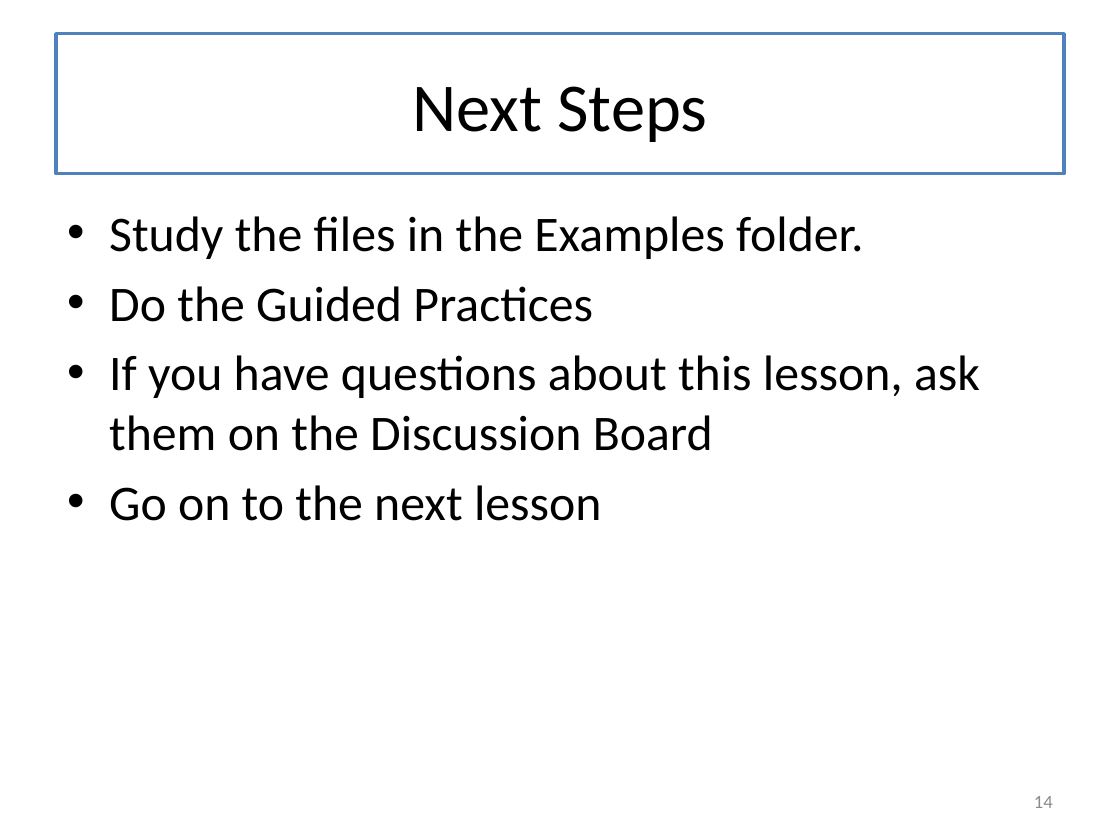
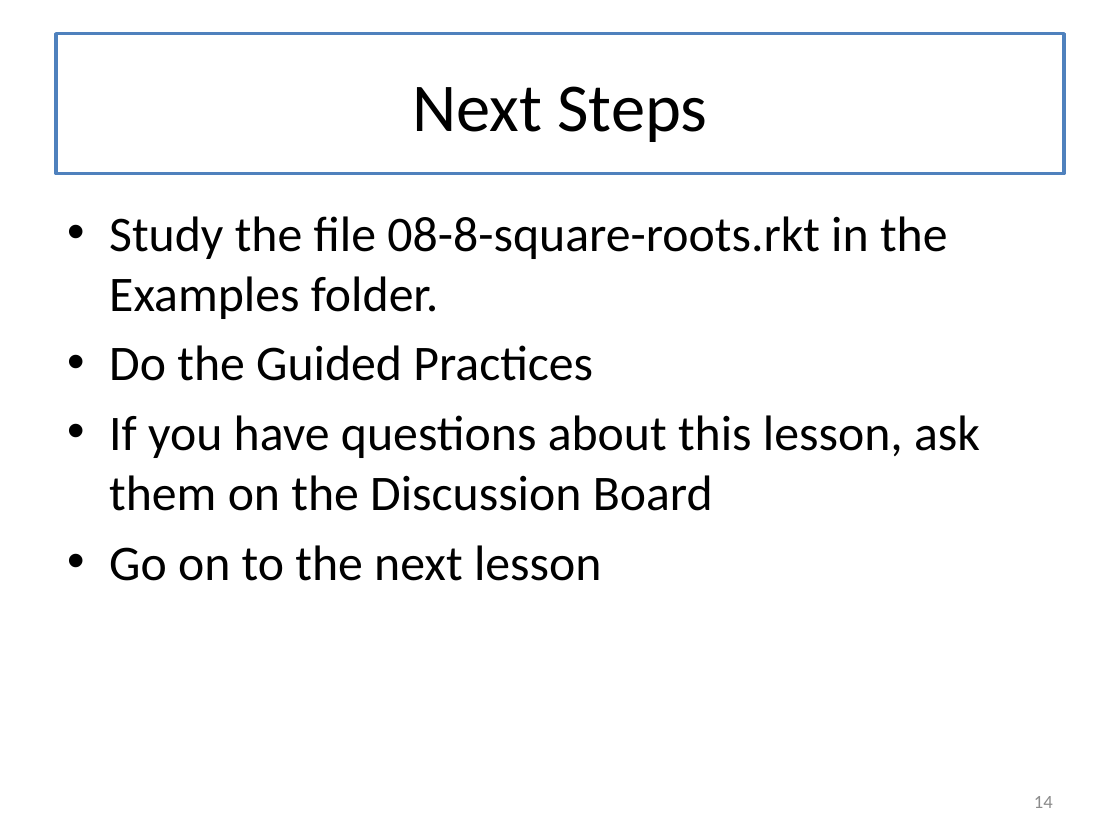
Before and after one commit to mwand/cs5010f16, a slide deck: slide 14 of Slides/Lesson 8.6 Integer Square Root.pptx. Drawn at 1120x840 pixels with LibreOffice and Linux fonts; fonts in the diff are those of the drawing. Boxes give left, top, right and bottom in pixels: in the first picture for what was removed or moved away, otherwise in the second. Text is boxed around its words. In the diff, an @@ line names an element or a change of style, - is before the commit and + after.

```diff
--- a/Slides/Lesson 8.6 Integer Square Root.pptx
+++ b/Slides/Lesson 8.6 Integer Square Root.pptx
@@ text at (x1=109, y1=216, x2=948, y2=319): text changed @@
-• Study the files in the Examples folder.
+• Study the file 08-8-square-roots.rkt in the Examples folder.
```
Also in this commit, not shown: 5 other files.
